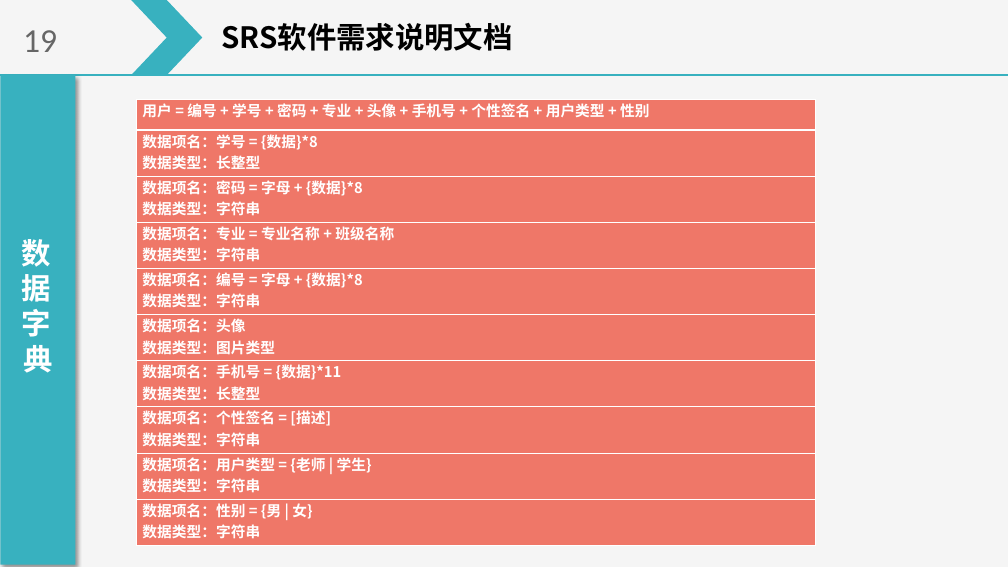
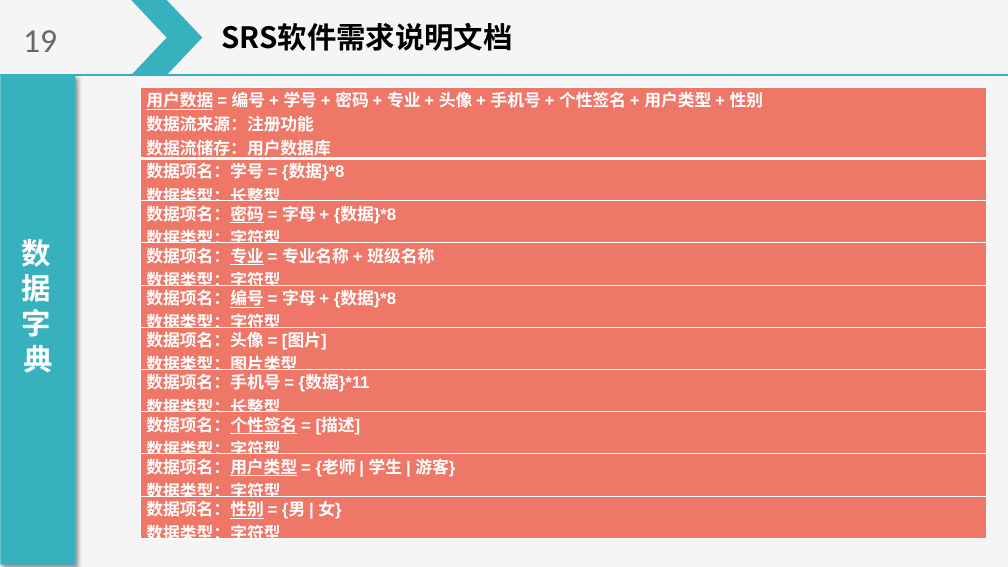
Before and after one commit to on6nx/requirement, a slide deck: slide 21 of 3.requirement/SRS软件需求说明汇报.pptx (slide 18 before the commit). Drawn at 1008x567 pixels with LibreOffice and Linux fonts; fonts in the diff are those of the drawing. Boxes give left, top, right and bottom in pixels: in the first picture for what was removed or moved away, otherwise in the second. Text is boxed around its words. In the diff, an @@ line names an element or a change of style, - is before the commit and + after.

```diff
--- a/3.requirement/SRS软件需求说明汇报.pptx
+++ b/3.requirement/SRS软件需求说明汇报.pptx
@@ table at bbox=[141, 87, 986, 548] @@
-row 1, column 1: 用户 = 编号 + 学号 + 密码 + 专业 + 头像 + 手机号 + 个性签名 + 用户类型 + 性别
+row 1, column 1: 用户数据 = 编号 + 学号 + 密码 + 专业 + 头像 + 手机号 + 个性签名 + 用户类型 + 性别 / 数据流来源：注册功能 / 数据流储存：用户数据库
-row 3, column 1: 数据项名：密码 = 字母 + {数据}*8 / 数据类型：字符串
+row 3, column 1: 数据项名：密码 = 字母 + {数据}*8 / 数据类型：字符型
-row 4, column 1: 数据项名：专业 = 专业名称 + 班级名称 / 数据类型：字符串
+row 4, column 1: 数据项名：专业 = 专业名称 + 班级名称 / 数据类型：字符型
-row 5, column 1: 数据项名：编号 = 字母 + {数据}*8 / 数据类型：字符串
+row 5, column 1: 数据项名：编号 = 字母 + {数据}*8 / 数据类型：字符型
-row 6, column 1: 数据项名：头像 / 数据类型：图片类型
+row 6, column 1: 数据项名：头像 = [图片] / 数据类型：图片类型
-row 8, column 1: 数据项名：个性签名 = [描述] / 数据类型：字符串
+row 8, column 1: 数据项名：个性签名 = [描述] / 数据类型：字符型
-row 9, column 1: 数据项名：用户类型 = {老师 | 学生} / 数据类型：字符串
+row 9, column 1: 数据项名：用户类型 = {老师 | 学生 | 游客} / 数据类型：字符型
-row 10, column 1: 数据项名：性别 = {男 | 女} / 数据类型：字符串
+row 10, column 1: 数据项名：性别 = {男 | 女} / 数据类型：字符型
@@ size 14 to 16 pt, font Noto Sans CJK SC to Arial in "数据项名：学号 = {数据}*8", "数据类型：长整型", "数据项名：手机号 = {数据}*11", "数据类型：长整型" @@
@@ table: place and size @@
-table at bbox=[137, 99, 816, 546]
+table at bbox=[141, 87, 986, 548]
```
Also in this commit, not shown: 19 other slides changed, 4 slides added, 12 other files.
